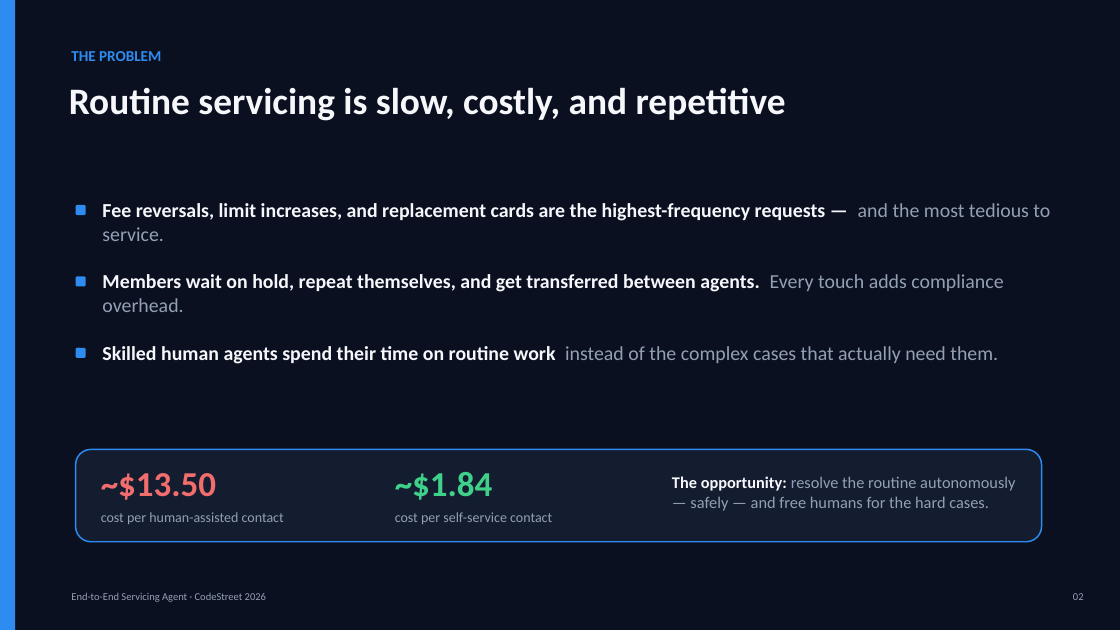
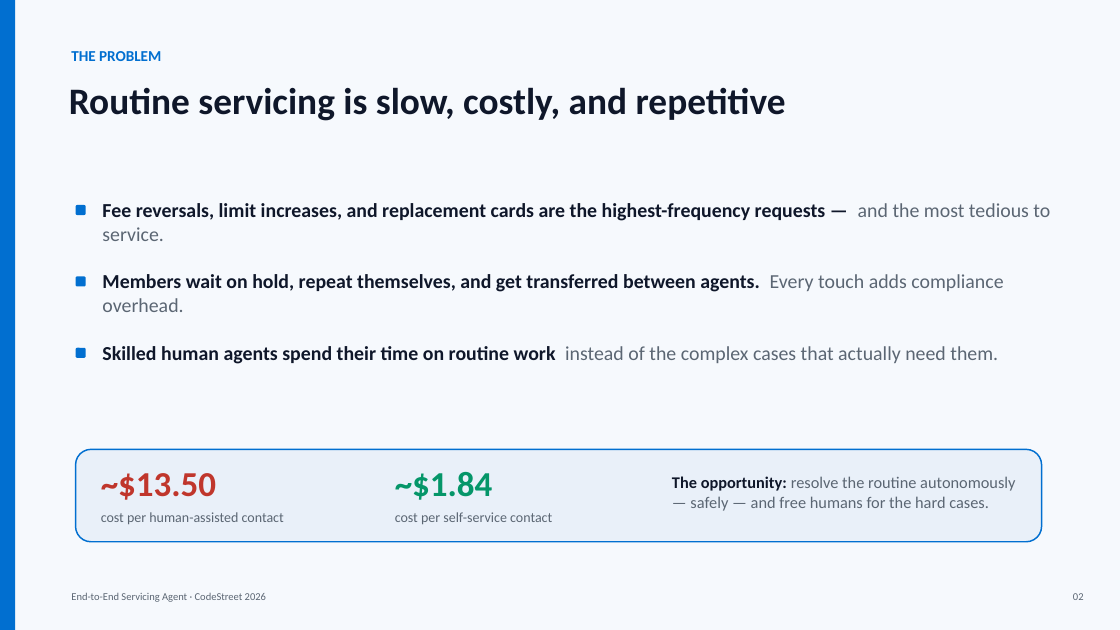
Before and after one commit to VaibhavDangaich/Codestreet_2026, a slide deck: slide 2 of deck/CodeStreet2026_Servicing_Agent.pptx. Drawn at 1120x630 pixels with LibreOffice and Linux fonts; fonts in the diff are those of the drawing. Boxes give left, top, right and bottom in pixels: in the first picture for what was removed or moved away, otherwise in the second. Text is boxed around its words. In the diff, an @@ line names an element or a change of style, - is before the commit and + after.

```diff
--- a/deck/CodeStreet2026_Servicing_Agent.pptx
+++ b/deck/CodeStreet2026_Servicing_Agent.pptx
@@ rectangle at <box>0,0,1120,630</box>: fill #0B1020 to #F6F9FD @@
@@ text "THE PROBLEM" at <box>71,51,161,61</box>: text colour #2E8BF0 to #016FD0 @@
@@ text "Routine servicing is slow, costly, ..." at <box>69,87,786,121</box>: text colour #F5F7FA to #0F172A @@
@@ text "Fee reversals, limit increases, and ..." at <box>102,203,1050,241</box>: text colour #F5F7FA to #0F172A in "Fee reversals, limit increases, and replacement cards ..."; text colour #93A0B4 to #5B6673 in "and the most tedious to service." @@
@@ text "Members wait on hold, repeat ..." at <box>102,274,1003,312</box>: text colour #F5F7FA to #0F172A in "Members wait on hold, repeat themselves, and ..."; text colour #93A0B4 to #5B6673 in "Every touch adds compliance overhead." @@
@@ fill #2E8BF0 to #016FD0 in 4 elements at <box>0,0,15,630</box>, <box>76,205,86,215</box>, <box>76,276,86,287</box>, <box>76,348,86,358</box> @@
@@ text "Skilled human agents spend their ..." at <box>102,346,998,364</box>: text colour #F5F7FA to #0F172A in "Skilled human agents spend their time on ..."; text colour #93A0B4 to #5B6673 in "instead of the complex cases that actually ..." @@
@@ rounded rectangle at <box>76,450,1042,542</box>: fill #141C30 to #E9F0F9; outline #2E8BF0 1.25 pt to #016FD0 1.25 pt @@
@@ text "~$13.50" at <box>101,473,284,524</box>: text colour #F26D6D to #C0362C in "~$13.50"; text colour #93A0B4 to #5B6673 in "cost per human-assisted contact" @@
@@ text "~$1.84" at <box>395,472,552,524</box>: text colour #3FD08A to #059669 in "~$1.84"; text colour #93A0B4 to #5B6673 in "cost per self-service contact" @@
@@ text "The opportunity: resolve the routine ..." at <box>672,476,1015,511</box>: text colour #F5F7FA to #0F172A in "The opportunity:"; text colour #93A0B4 to #5B6673 in "resolve the routine autonomously — safely — ..." @@
@@ text "End-to-End Servicing Agent · CodeStreet ..." at <box>71,593,266,602</box>: text colour #93A0B4 to #5B6673 @@
@@ text "02" at <box>1073,593,1084,600</box>: text colour #93A0B4 to #5B6673 @@
```
Also in this commit, not shown: 9 other slides changed, 1 slide added, 2 other files.
